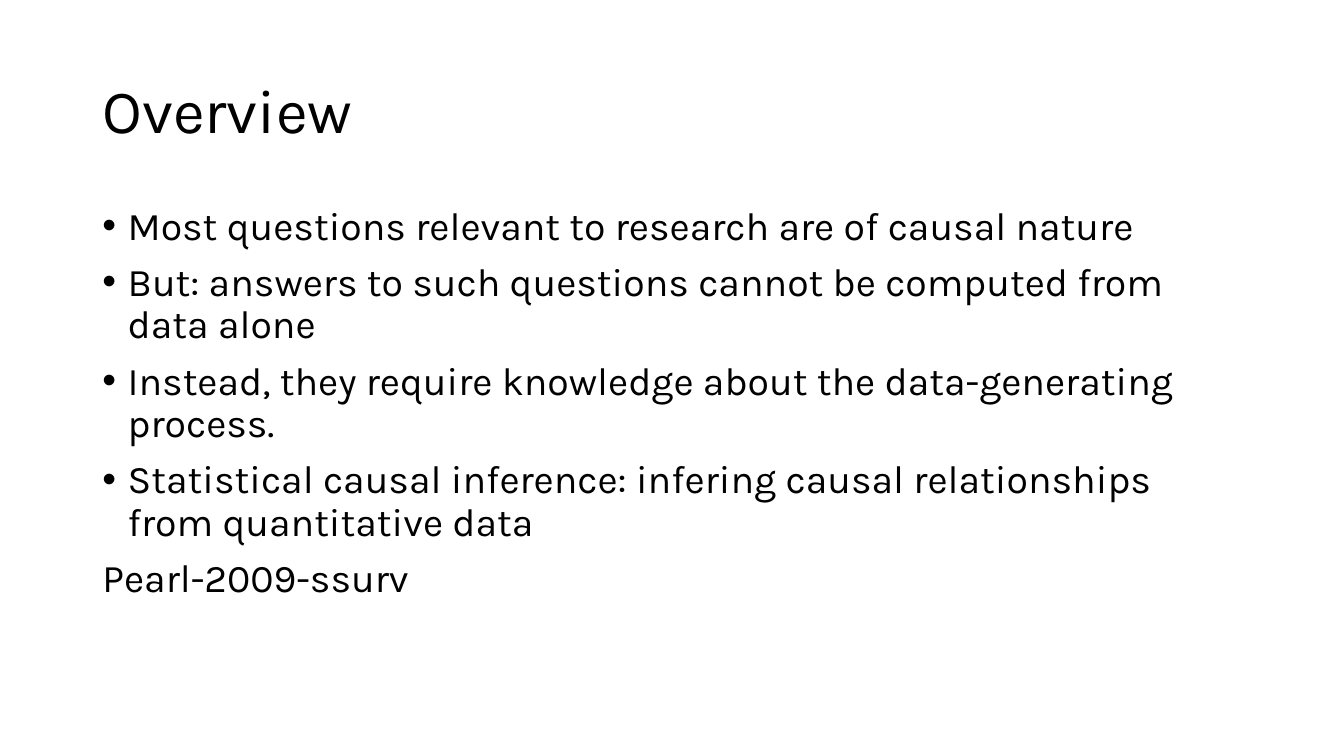
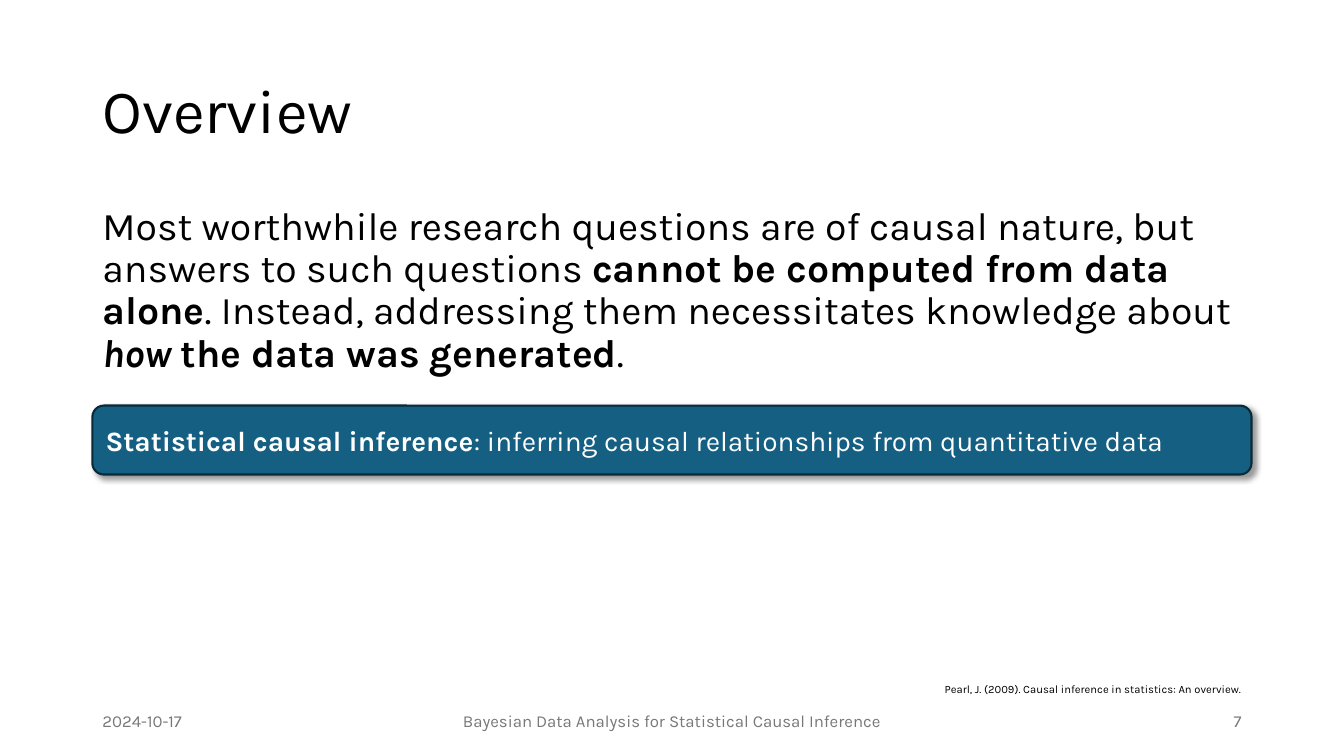
Before and after one commit to JulianFrattini/bda4sci, a slide deck: slide 7 of slides/singular/bda4sci.pptx (slide 8 before the commit). Drawn at 1344x756 pixels with LibreOffice and Linux fonts; fonts in the diff are those of the drawing. Boxes give left, top, right and bottom in pixels: in the first picture for what was removed or moved away, otherwise in the second. Text is boxed around its words. In the diff, an @@ line names an element or a change of style, - is before the commit and + after.

```diff
--- a/slides/singular/bda4sci.pptx
+++ b/slides/singular/bda4sci.pptx
@@ text at (102,213,1231,377): text changed @@
-• Most questions relevant to research are of causal nature
-• But: answers to such questions cannot be computed from data alone
-• Instead, they require knowledge about the data-generating process.
-• Statistical causal inference: infering causal relationships from quantitative data
-Pearl-2009-ssurv
+Most worthwhile research questions are of causal nature, but answers to such questions cannot be computed from data alone. Instead, addressing them necessitates knowledge about how the data was generated.
@@ rounded rectangle added at (93,405,1252,474), fill #156082, outline #092A39 1.5 pt, 20 pt, text #FFFFFF @@
+Statistical causal inference: inferring causal relationships from quantitative data
@@ text added at (945,685,1240,694), 8 pt, text #000000 @@
+Pearl, J. (2009). Causal inference in statistics: An overview.
@@ text added at (102,716,181,727), 12 pt, text #797979 @@
+2024-10-17
@@ text added at (463,715,880,731), 12 pt, text #797979 @@
+Bayesian Data Analysis for Statistical Causal Inference
@@ page number added at (1234,716,1242,727), 12 pt, text #797979 @@
+7
```
Also in this commit, not shown: 22 other slides changed, 34 slides added, 11 slides removed, 2 other files.
